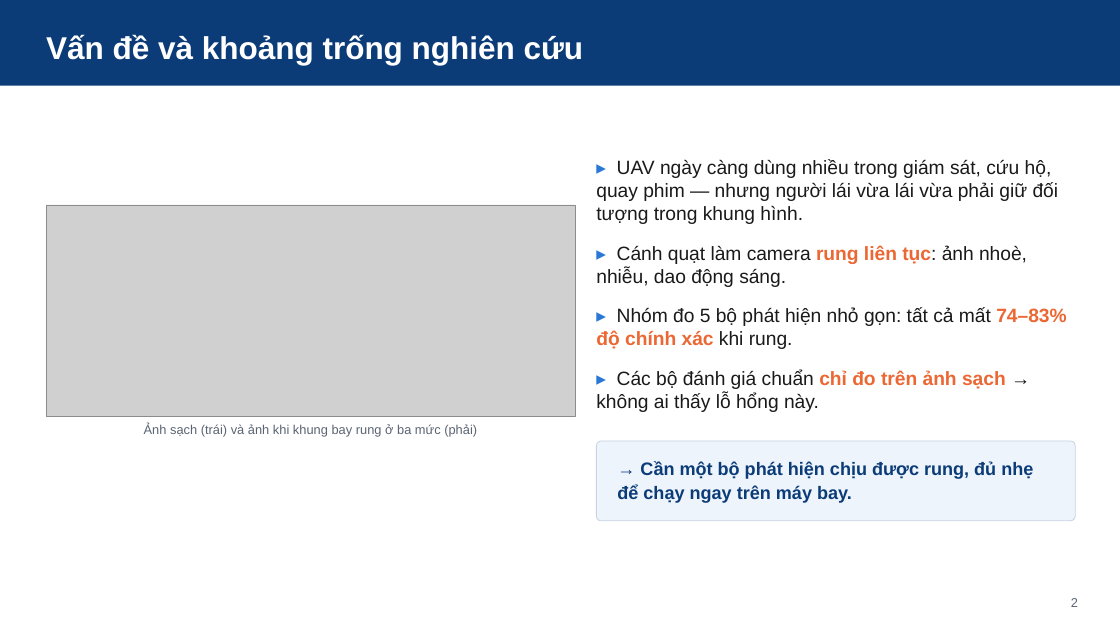
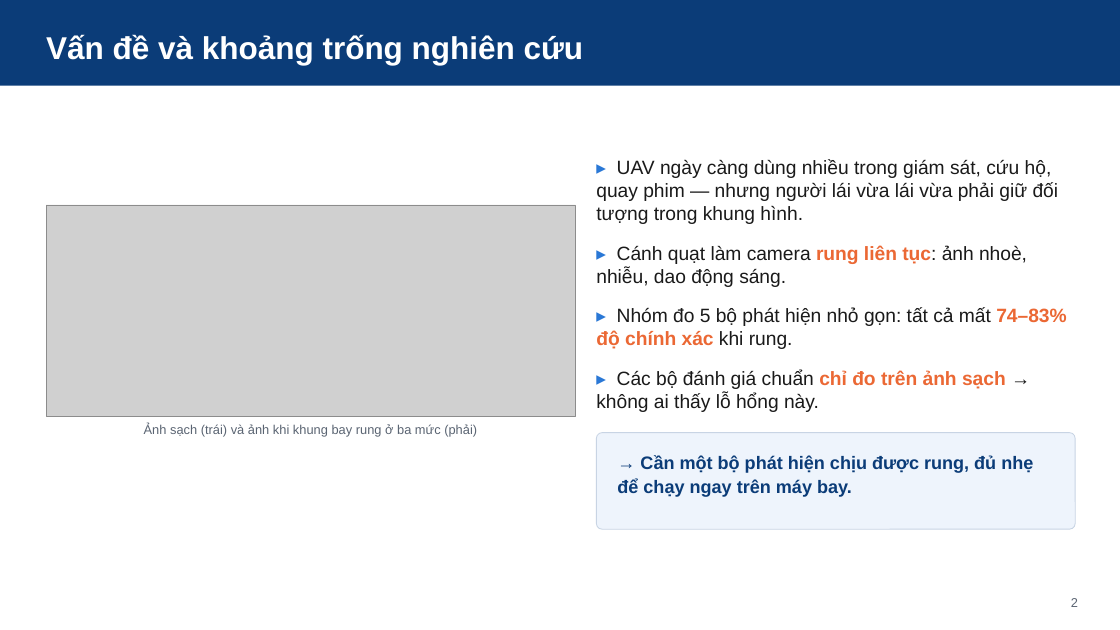
Before and after one commit to NhanHuynh2006/Drone_Following, a slide deck: slide 2 of nckh_SV2026-474/slides/SteadyDet-N_nghiem_thu_nhe.pptx. Drawn at 1120x630 pixels with LibreOffice and Linux fonts; fonts in the diff are those of the drawing; grey boxes stand for pictures. Boxes give left, top, right and bottom in pixels: in the first picture for what was removed or moved away, otherwise in the second. Text is boxed around its words. In the diff, an @@ line names an element or a change of style, - is before the commit and + after.

```diff
--- a/nckh_SV2026-474/slides/SteadyDet-N_nghiem_thu_nhe.pptx
+++ b/nckh_SV2026-474/slides/SteadyDet-N_nghiem_thu_nhe.pptx
@@ rounded rectangle: place and size @@
-rounded rectangle at [597, 441, 1075, 521]
+rounded rectangle at [597, 433, 1075, 529]
@@ text "→ Cần một bộ phát ...": place and size @@
-text "→ Cần một bộ phát ..." at [617, 461, 1033, 503]
+text "→ Cần một bộ phát ..." at [617, 455, 1033, 497]
```
Also in this commit, not shown: 3 other slides changed, 4 other files.
